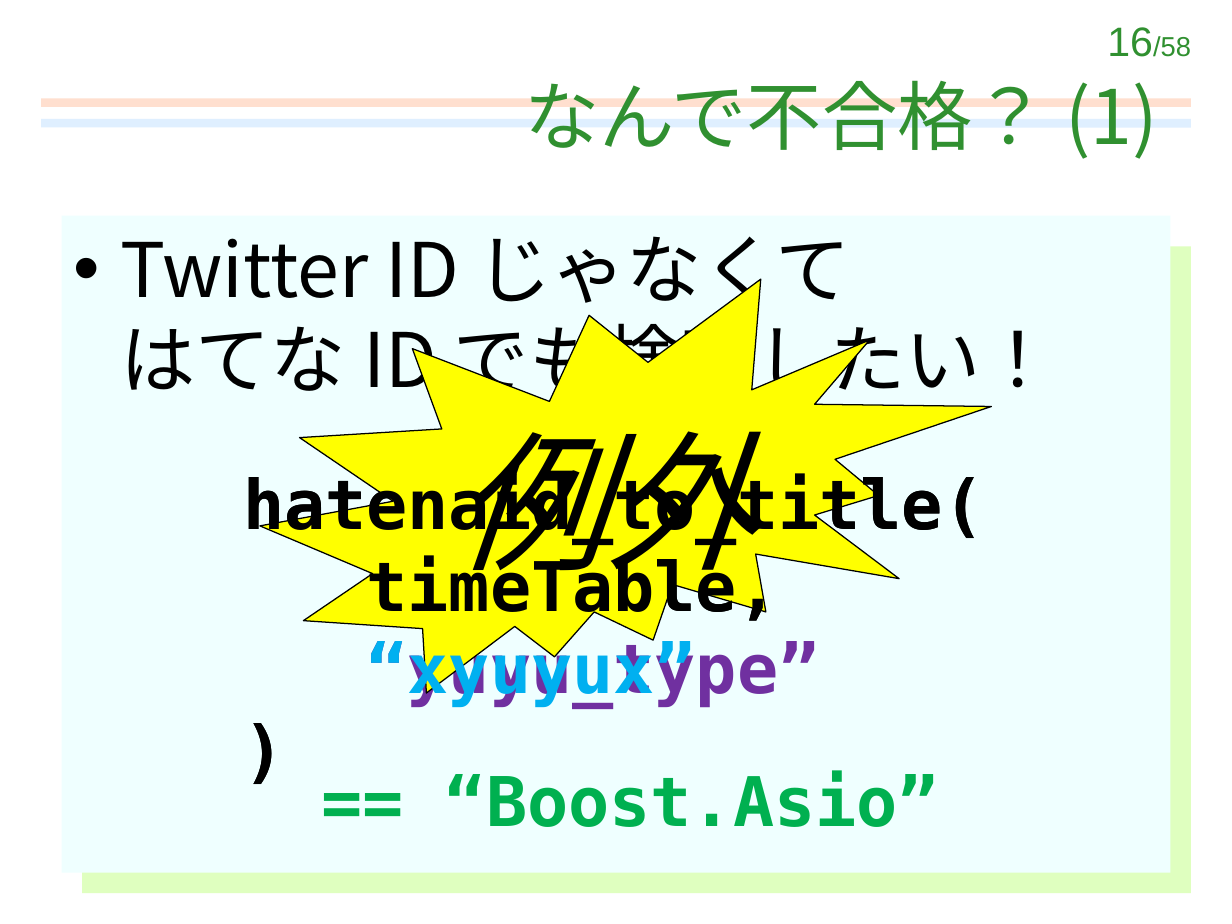
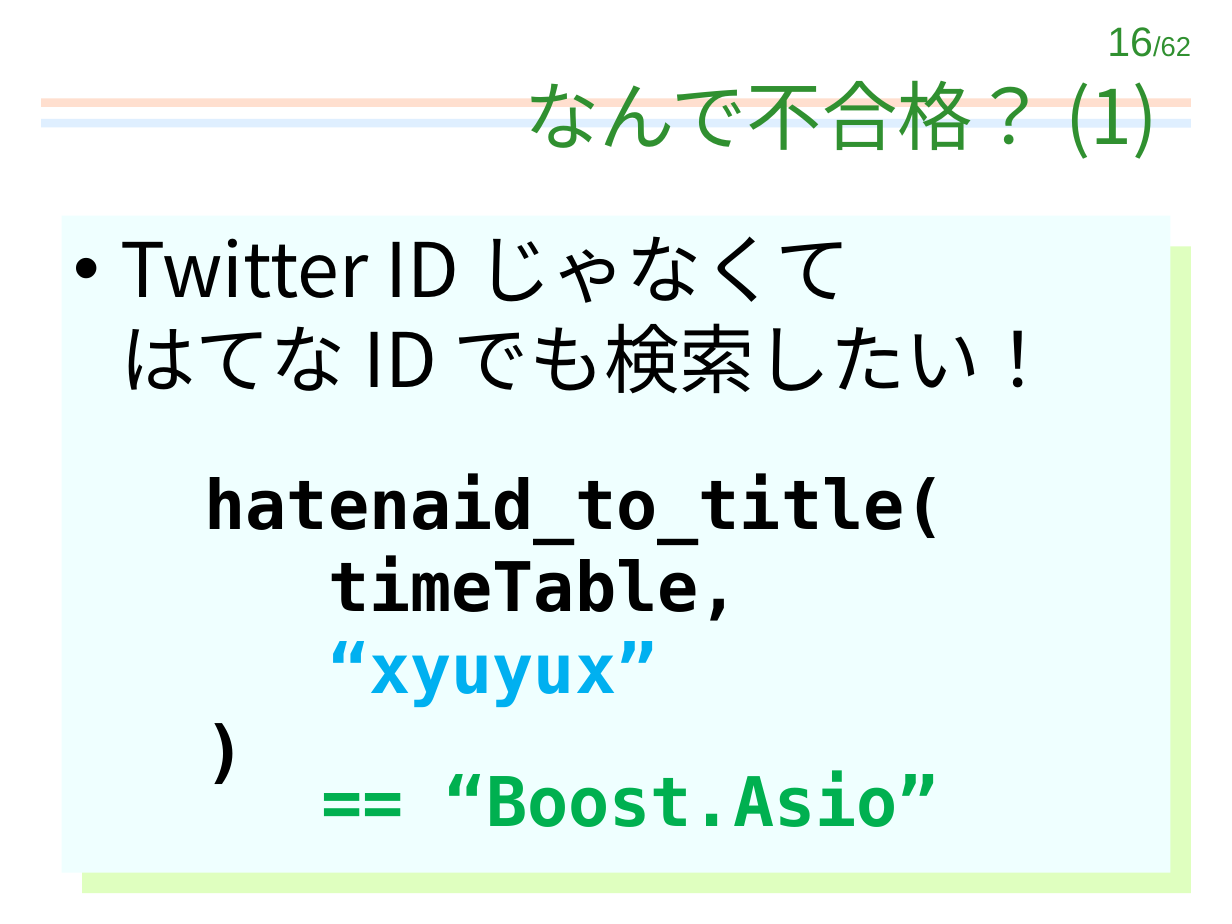
Before and after one commit to kinaba/mint, a slide deck: slide 16 of slide_boostjp.pptx. Drawn at 1232x924 pixels with LibreOffice and Linux fonts; fonts in the diff are those of the drawing. Boxes give left, top, right and bottom in pixels: in the first picture for what was removed or moved away, otherwise in the second. Text is boxed around its words. In the diff, an @@ line names an element or a change of style, - is before the commit and + after.

```diff
--- a/slide_boostjp.pptx
+++ b/slide_boostjp.pptx
@@ page number at [1107,27,1191,57]: text changed @@
-16/58
+16/62
@@ irregular seal removed at [260,280,992,694] @@
-例外
@@ text "hatenaid_to_title( timeTable, “xyuyux” )" rewrapped from [367,638,696,708] to [205,474,946,708] @@
@@ text removed at [243,474,984,708] @@
-hatenaid_to_title(
-timeTable,
-“yuyu_type”
-)
```
Also in this commit, not shown: 6 other slides changed, 1 slide added, 1 other file.
